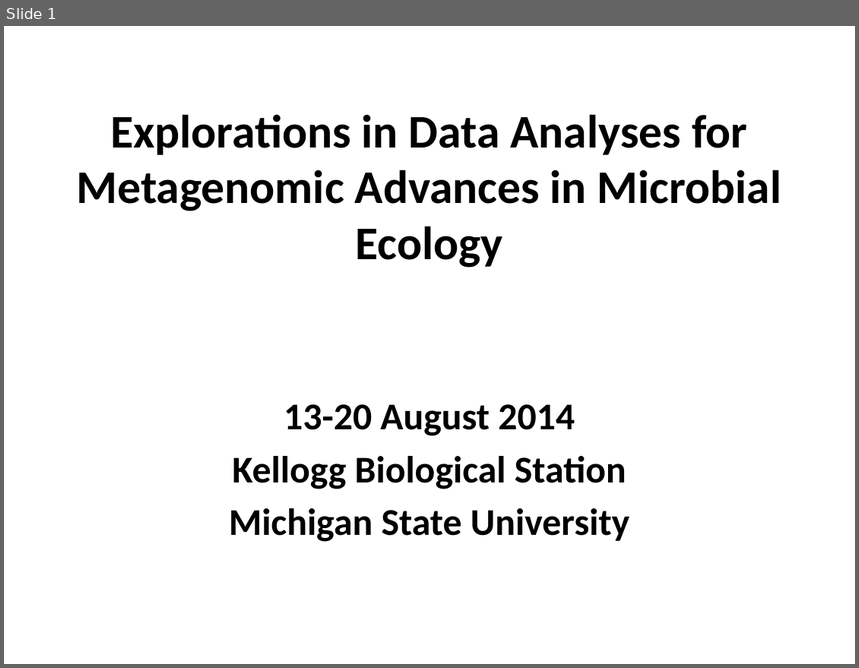
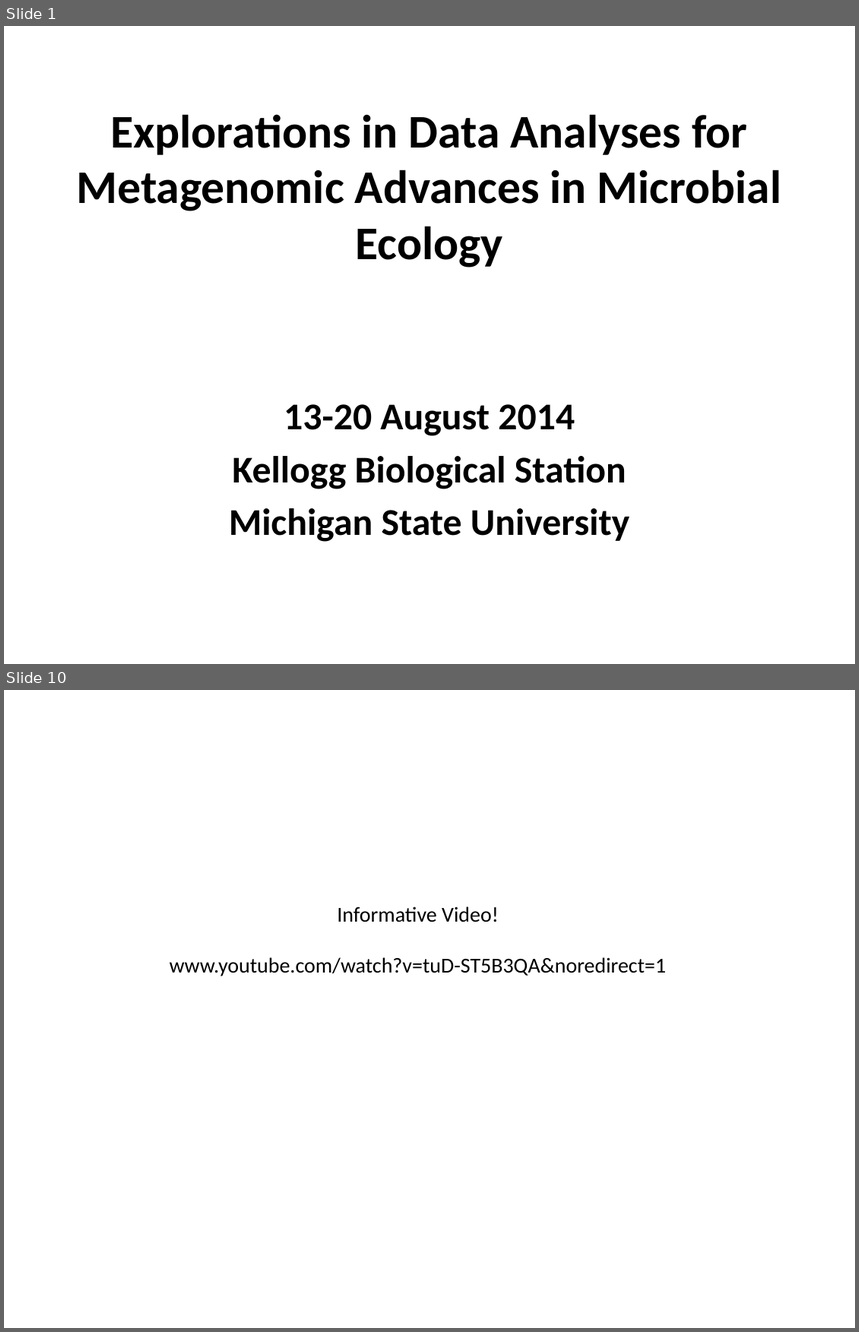
Before and after one commit to edamame-course/docs, a slide deck: _site/extra/Presentations/2014-08-13-PM_Ashley_Lecture1.pptx. Shown one above the other, each under a label of ours: slide 1 before the commit, slides 1 and 10 after it; the slides between them are not shown. The pictures are 859x668 and 859x1332 pixels, drawn with LibreOffice and Linux fonts; fonts in the diff are those of the drawing; background and template pictures are left out. Boxes give left, top, right and bottom in pixels: in the first picture for what was removed or moved away, otherwise in the second. Text is boxed around its words. In the diff, an @@ line names an element or a change of style, - is before the commit and + after.

```diff
--- a/_site/extra/Presentations/2014-08-13-PM_Ashley_Lecture1.pptx
+++ b/_site/extra/Presentations/2014-08-13-PM_Ashley_Lecture1.pptx
@@ slide 10 added at [4,690,855,1328], background #FFFFFF @@
@@ text added at [170,907,667,977], 18 pt, text #000000 @@
+Informative Video!
+www.youtube.com/watch?v=tuD-ST5B3QA&noredirect=1
```
Also in this commit, not shown: 10 other slides added, 23 other files.
